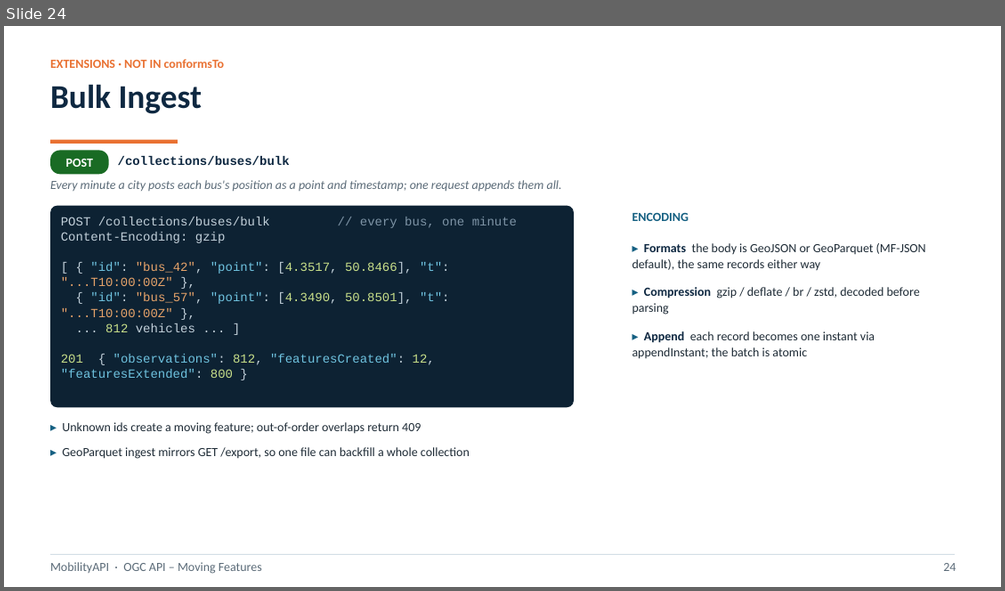
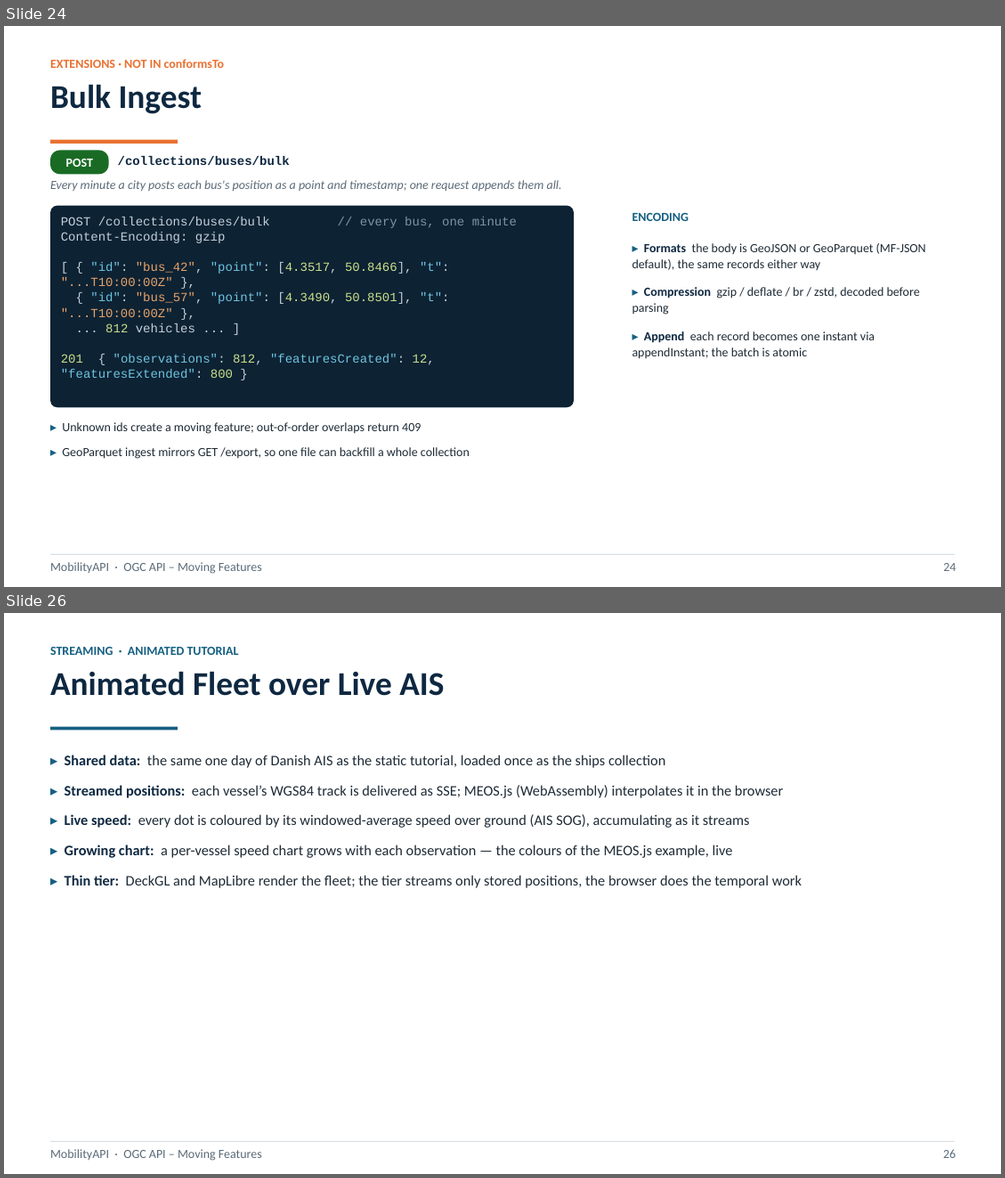
Before and after one commit to MobilityDB/MobilityAPI, a slide deck: MobilityAPI.pptx. Shown one above the other, each under a label of ours: slide 24 before the commit, slides 24 and 26 after it; the slides between them are not shown. The pictures are 1005x591 and 1005x1178 pixels, drawn with LibreOffice and Linux fonts; fonts in the diff are those of the drawing. Boxes give left, top, right and bottom in pixels: in the first picture for what was removed or moved away, otherwise in the second. Text is boxed around its words. In the diff, an @@ line names an element or a change of style, - is before the commit and + after.

```diff
--- a/MobilityAPI.pptx
+++ b/MobilityAPI.pptx
@@ slide 26 added at [4,613,1001,1174], background #FFFFFF @@
@@ text added at [50,647,239,655], 12 pt, text #156082, bold @@
+STREAMING · ANIMATED TUTORIAL
@@ text added at [50,671,444,696], 32 pt, text #0E2841, bold @@
+Animated Fleet over Live AIS
@@ rectangle added at [50,727,178,730], fill #156082 @@
@@ text added at [65,755,801,888], 14 pt, text #1E2B36 @@
+▸ Shared data: the same one day of Danish AIS as the static tutorial, loaded once as the ships collection
+▸ Streamed positions: each vessel’s WGS84 track is delivered as SSE; MEOS.js (WebAssembly) interpolates it in the browser
+▸ Live speed: every dot is coloured by its windowed-average speed over ground (AIS SOG), accumulating as it streams
+▸ Growing chart: a per-vessel speed chart grows with each observation — the colours of the MEOS.js example, live
+▸ Thin tier: DeckGL and MapLibre render the fleet; the tier streams only stored positions, the browser does the temporal work
@@ rectangle added at [50,1141,955,1142], fill #D7DEE3 @@
@@ text added at [50,1149,262,1160], 12 pt, text #5B6B78 @@
+MobilityAPI · OGC API – Moving Features
@@ text added at [943,1149,955,1158], 12 pt, text #5B6B78 @@
+26
```
Also in this commit, not shown: 15 slides changed, 1 other slide added, 1 other file.
